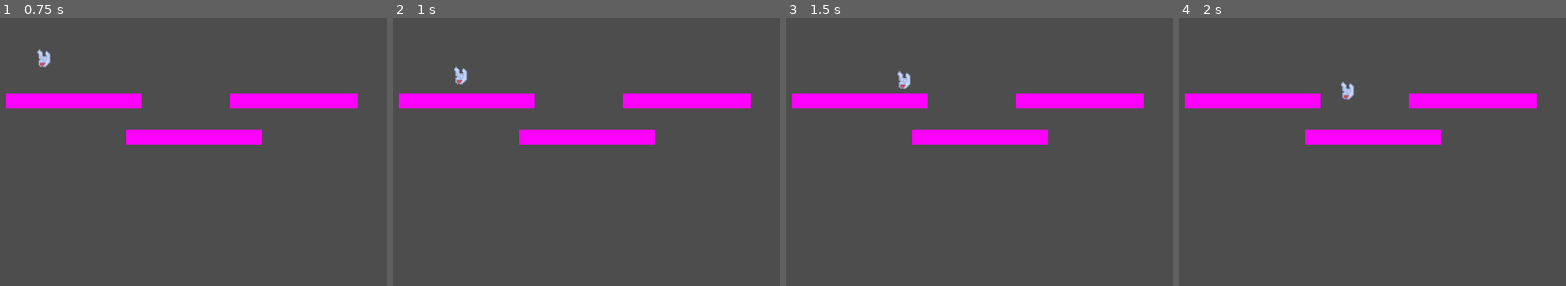
Above: before the commit, frames 1-4 (left to right).
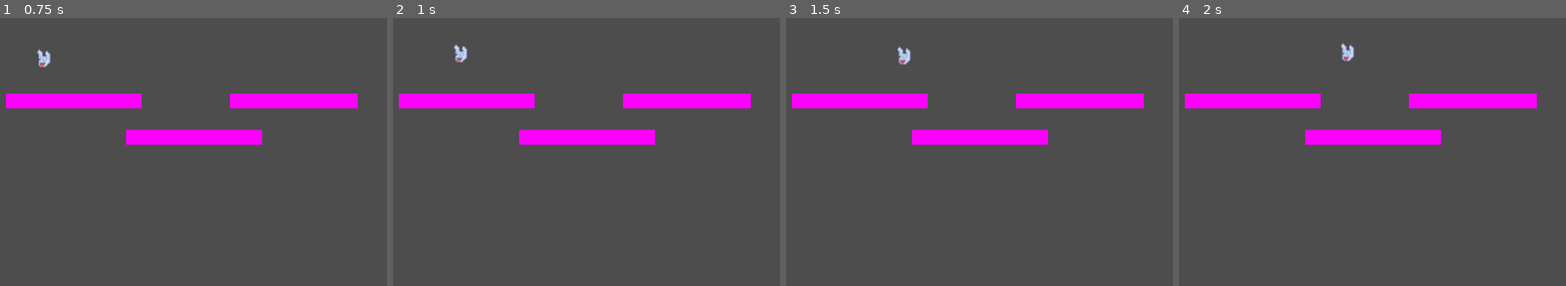
Above: after the commit, the same moments.

Repository: snootyjerk/Boss-Rush-Jam
Game: Godot game, scene res://main.tscn
The game is run twice, just before and just after one commit, with the same random seed, the same clock (stepped at 60 frames per second) and the same inputs.
Inputs:
- Up to frame 1 (0.75 s): hold Right (right) from 0.53 s (still down); tap Space (jump) at 0.6 s
- Up to frame 2 (1 s): keep holding Right (right); tap Space (jump) at 0.77 s
- Up to frame 3 (1.5 s): keep holding Right (right); tap Space (jump) at 1.07, 1.35 s
- Up to frame 4 (2 s): keep holding Right (right); tap Space (jump) at 1.52, 1.82 s

Frame 1 is identical in both runs. In frame 2, 0.3% of the frame differs, in the area x 15-20%, y 9-25%; in frame 3, 0.3%; in frame 4, 0.3%, in the area x 41-46%, y 9-31%.

Commit message:
Flight
Added flying ability. Flight is capped by an energy limit that drains with use, but refills when grounded.

Diff:
--- a/Player/player.tscn
+++ b/Player/player.tscn
@@ -5,23 +5,6 @@
 
 [sub_resource type="RectangleShape2D" id="RectangleShape2D_c781r"]
 size = Vector2(18, 20)
-
-[sub_resource type="Animation" id="Animation_garnx"]
-resource_name = "run"
-length = 0.4
-loop_mode = 1
-tracks/0/type = "value"
-tracks/0/imported = false
-tracks/0/enabled = true
-tracks/0/path = NodePath(".:frame")
-tracks/0/interp = 1
-tracks/0/loop_wrap = true
-tracks/0/keys = {
-"times": PackedFloat32Array(0, 0.1, 0.2, 0.3),
-"transitions": PackedFloat32Array(1, 1, 1, 1),
-"update": 1,
-"values": [0, 1, 2, 3]
-}
 
 [sub_resource type="Animation" id="Animation_hvhom"]
 length = 0.001
@@ -51,6 +34,23 @@
 "transitions": PackedFloat32Array(1),
 "update": 1,
 "values": [0]
+}
+
+[sub_resource type="Animation" id="Animation_garnx"]
+resource_name = "run"
+length = 0.4
+loop_mode = 1
+tracks/0/type = "value"
+tracks/0/imported = false
+tracks/0/enabled = true
+tracks/0/path = NodePath(".:frame")
+tracks/0/interp = 1
+tracks/0/loop_wrap = true
+tracks/0/keys = {
+"times": PackedFloat32Array(0, 0.1, 0.2, 0.3),
+"transitions": PackedFloat32Array(1, 1, 1, 1),
+"update": 1,
+"values": [0, 1, 2, 3]
 }
 
 [sub_resource type="AnimationLibrary" id="AnimationLibrary_b0mlb"]
--- a/Player/player_controller.gd
+++ b/Player/player_controller.gd
@@ -10,6 +10,9 @@
 @export var _friction = 2500
 @export var _gravity = 500
 
+@export var _max_energy = 100
+@export var _flight_acceleration = 100
+
 @onready var _sprite: AnimatedSprite2D = $AnimatedSprite2D
 @onready var _animation_player: AnimationPlayer = $AnimatedSprite2D/AnimationPlayer
 @onready var _jump_buffer_cast: RayCast2D = $JumpBufferCast
@@ -17,6 +20,9 @@
 var _has_jumped = true
 var _is_jump_buffered = false
 var _was_on_floor = false
+var _is_flying = false
+var _current_energy = _max_energy
+
 
 var _input: Vector2
 
@@ -36,11 +42,18 @@
 
 	if is_on_floor():
 		_has_jumped = false
+		_is_flying = false
+
+		#Refills flight energy when grounded if it's below max
+		if _current_energy < _max_energy:
+			_current_energy += 1
+		elif _current_energy > _max_energy:
+			_current_energy = _max_energy
+
 		if Input.is_action_just_pressed("jump") or _is_jump_buffered:
 			_jump()
-	else:
+	elif _is_flying == false:
 		#_animation_player.play("jump")
-
 		# Variable jump height
 		var jump_release_speed = _jump_speed / 4.0
 		if Input.is_action_just_released("jump") and velocity.y < -jump_release_speed:
@@ -50,8 +63,13 @@
 		if _jump_buffer_cast.is_colliding():
 			if Input.is_action_just_pressed("jump"):
 				_is_jump_buffered = true
-	# end not is_on_floor()
+		elif Input.is_action_just_pressed("jump") and _current_energy > 0: # Start flying if jump is pressed midair
+			_is_flying = true
+	#Flight
+	else:
+		_fly()
 
+	#End flight
 	_was_on_floor = is_on_floor()
 	move_and_slide()
 
@@ -84,6 +102,11 @@
 	_has_jumped = true
 	_is_jump_buffered = false
 
+func _fly():
+	velocity.y = -_flight_acceleration
+	_current_energy -= 1
+	if _current_energy <= 0 or Input.is_action_just_released("jump"):
+		_is_flying = false
 
 func _update_input():
 	_input.x = Input.get_action_strength("right") - Input.get_action_strength("left")
